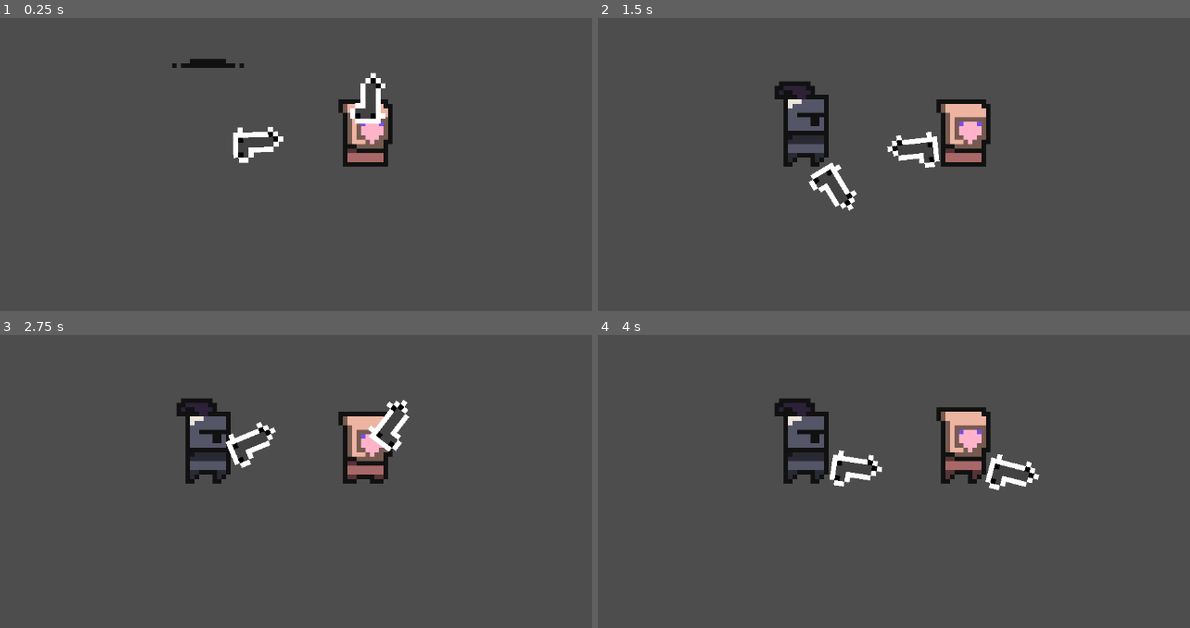
Above: before the commit, frames 1-4 (two rows, left to right).
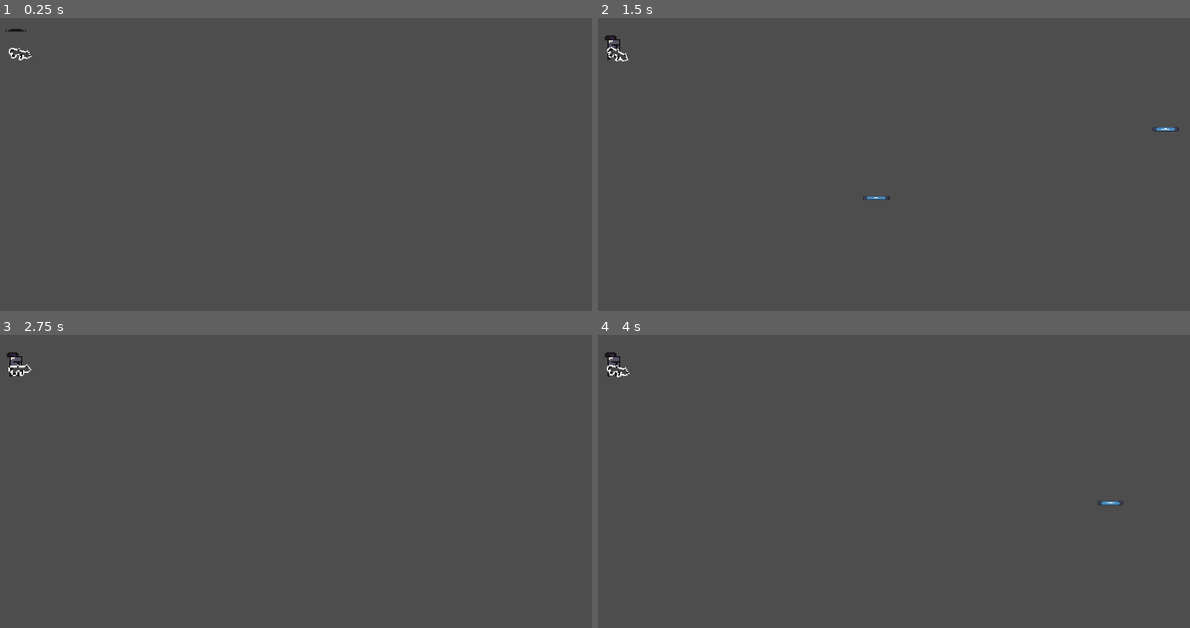
Above: after the commit, the same moments.

Repository: pablohenriq01/Showdown-1v1
Game: Godot game, scene res://Scenes/main.tscn
Two runs of this game, one before a commit and one after it. Both use one fixed random seed, a clock stepped at 60 frames per second and the inputs below. The engine's default icon, where the game draws it, is replaced by a stand-in: a white triangle on a blue panel in a dark square.
Inputs (mouse positions are in pixels of both pictures, inside the frame that each line leads up to):
- Up to frame 1 (0.25 s): no input
- Up to frame 2 (1.5 s): tap Enter (ui_accept) at 0.5, 0.6, 0.77, 1.07, 1.25, 1.35 s; move the mouse to (1124, 123) at 0.52 s; move the mouse to (817, 164) at 1.27 s
- Up to frame 3 (2.75 s): tap Enter (ui_accept) at 1.52, 1.82, 2.1 s; move the mouse to (438, 370) at 2.02 s
- Up to frame 4 (4 s): tap Enter (ui_accept) at 2.75, 2.85, 3.02, 3.32, 3.6, 3.77 s; move the mouse to (923, 543) at 2.77 s; move the mouse to (1184, 522) at 3.52 s

The runs differ from the first frame. In frame 1, 2.8% of the frame differs, in the area x 0-67%, y 3-51%; in frame 2, 5.1%; in frame 3, 4.7%; in frame 4, 5.1%, in the area x 1-89%, y 5-59%.

Commit message:
criação das munições testes | Script e o prefab

Diff:
--- /dev/null
+++ b/Prefabs/Bullets/bullet_test.tscn
@@ -0,0 +1,17 @@
+[gd_scene load_steps=4 format=3 uid="uid://brwlm2ldcsy37"]
+
+[ext_resource type="Script" path="res://Scripts/bullet_test.gd" id="1_4q8tr"]
+[ext_resource type="Texture2D" uid="uid://djd4m37idkmv4" path="res://icon.svg" id="1_saldm"]
+
+[sub_resource type="RectangleShape2D" id="RectangleShape2D_s2q4r"]
+size = Vector2(128, 128)
+
+[node name="CharacterBody2D" type="CharacterBody2D"]
+script = ExtResource("1_4q8tr")
+
+[node name="Sprite2D" type="Sprite2D" parent="."]
+scale = Vector2(0.16, 0.025)
+texture = ExtResource("1_saldm")
+
+[node name="CollisionShape2D" type="CollisionShape2D" parent="Sprite2D"]
+shape = SubResource("RectangleShape2D_s2q4r")
--- a/Prefabs/Guns/pistol.tscn
+++ b/Prefabs/Guns/pistol.tscn
@@ -6,13 +6,11 @@
 
 [node name="Pistol" type="Node2D"]
 script = ExtResource("1_pslpm")
-metadata/_edit_group_ = true
 
 [node name="GunComponent" type="Node2D" parent="."]
 script = ExtResource("1_m0atb")
 
 [node name="Sprite2D" type="Sprite2D" parent="."]
-position = Vector2(2.74181e-06, 0.999997)
 scale = Vector2(0.16, 0.16)
 texture = ExtResource("2_ttt0f")
 offset = Vector2(100, 0)
--- a/Prefabs/Players/player1.tscn
+++ b/Prefabs/Players/player1.tscn
@@ -199,3 +199,6 @@
 autoplay = "Spawn"
 frame = 10
 frame_progress = 1.0
+
+[node name="CollisionPolygon2D" type="CollisionPolygon2D" parent="."]
+polygon = PackedVector2Array(1, 5, 3, 5, 3, 4, 4, 4, 4, 3, 5, 3, 5, -11, 2, -11, 2, -13, 1, -13, 1, -14, -6, -14, -6, -13, -7, -13, -7, -10, -5, -10, -5, 5, -3, 5, -3, 4, -2, 4, -2, 3, 1, 3)
--- a/Prefabs/Players/player2.tscn
+++ b/Prefabs/Players/player2.tscn
@@ -198,3 +198,6 @@
 animation = &"Idle"
 autoplay = "Idle"
 frame_progress = 0.354569
+
+[node name="CollisionPolygon2D" type="CollisionPolygon2D" parent="."]
+polygon = PackedVector2Array(1, 5, 3, 5, 3, 4, 4, 4, 4, 3, 5, 3, 5, -2, 6, -2, 6, -11, 5, -11, 5, -12, -6, -12, -6, -9, -5, -9, -5, 5, -3, 5, -3, 4, -2, 4, -2, 3, 1, 3)
--- a/Scenes/main.tscn
+++ b/Scenes/main.tscn
@@ -1,24 +1,17 @@
-[gd_scene load_steps=4 format=3 uid="uid://dr3vbmosx8oy7"]
+[gd_scene load_steps=3 format=3 uid="uid://dr3vbmosx8oy7"]
 
-[ext_resource type="PackedScene" uid="uid://dajesu6nopgs0" path="res://Prefabs/Players/player1.tscn" id="1_ke55b"]
-[ext_resource type="PackedScene" uid="uid://b5tyq3umllwx0" path="res://Prefabs/Guns/pistol.tscn" id="2_avd8y"]
-[ext_resource type="PackedScene" uid="uid://c11stncxkl5as" path="res://Prefabs/Players/player2.tscn" id="2_fuvwe"]
+[ext_resource type="PackedScene" uid="uid://dajesu6nopgs0" path="res://Prefabs/Players/player1.tscn" id="1_o14ds"]
+[ext_resource type="PackedScene" uid="uid://b7xi7vd4nbucw" path="res://Prefabs/Guns/scar.tscn" id="2_jnp2a"]
 
 [node name="Main" type="Node2D"]
 
-[node name="Player1" parent="." instance=ExtResource("1_ke55b")]
-position = Vector2(198, 179)
+[node name="Player1" parent="." instance=ExtResource("1_o14ds")]
+position = Vector2(310, 267)
+metadata/_edit_group_ = true
 
-[node name="Pistol" parent="Player1" instance=ExtResource("2_avd8y")]
-gun_offset_x = 70.0
-
-[node name="Player2" parent="." instance=ExtResource("2_fuvwe")]
-position = Vector2(233, 179)
-
-[node name="Pistol" parent="Player2" instance=ExtResource("2_avd8y")]
-texture_filter = 1
-gun_offset_x = 70.0
+[node name="Scar" parent="Player1" instance=ExtResource("2_jnp2a")]
 
 [node name="Camera2D" type="Camera2D" parent="."]
-position = Vector2(233, 179)
-zoom = Vector2(7, 7)
+position = Vector2(294, 176)
+anchor_mode = 0
+zoom = Vector2(2, 2)
--- a/Scripts/Gun.gd
+++ b/Scripts/Gun.gd
@@ -1,16 +1,26 @@
-extends Node
+extends Node2D
 class_name Gun
 
 @export_category("Gun Settings")
 @export var gun_offset_x: float = 20.0
 @export var gun_offset_y: float = 0.0
 
+var bullet_path=preload("res://Prefabs/Bullets/bullet_test.tscn")
+func _physics_process(delta):
+
+	look_at(get_global_mouse_position())
+	if Input.is_action_just_pressed("ui_accept"):
+		fire()
 func _ready() -> void:
 
 	adjust_offset()
 
 	pass
-
+func fire():
+	var bullet = bullet_path.instantiate()
+	bullet.dir=rotation
+	bullet.pos=$".".global_position
+	get_parent().add_child(bullet)
 
 func _process(delta: float) -> void:
 	pass
--- /dev/null
+++ b/Scripts/bullet_test.gd
@@ -0,0 +1,14 @@
+extends CharacterBody2D
+
+var pos:Vector2
+var rota : float
+var dir : float
+var speed = 2000
+
+func _ready():
+	global_position=pos
+	global_rotation=rota
+
+func _physics_process(delta):
+	velocity= Vector2(speed,0).rotated(dir)
+	move_and_slide()
Not shown: 1 places in Prefabs/Guns/awp.tscn that only renumber resources
Not shown: 1 places in Prefabs/Guns/scar.tscn that only renumber resources
